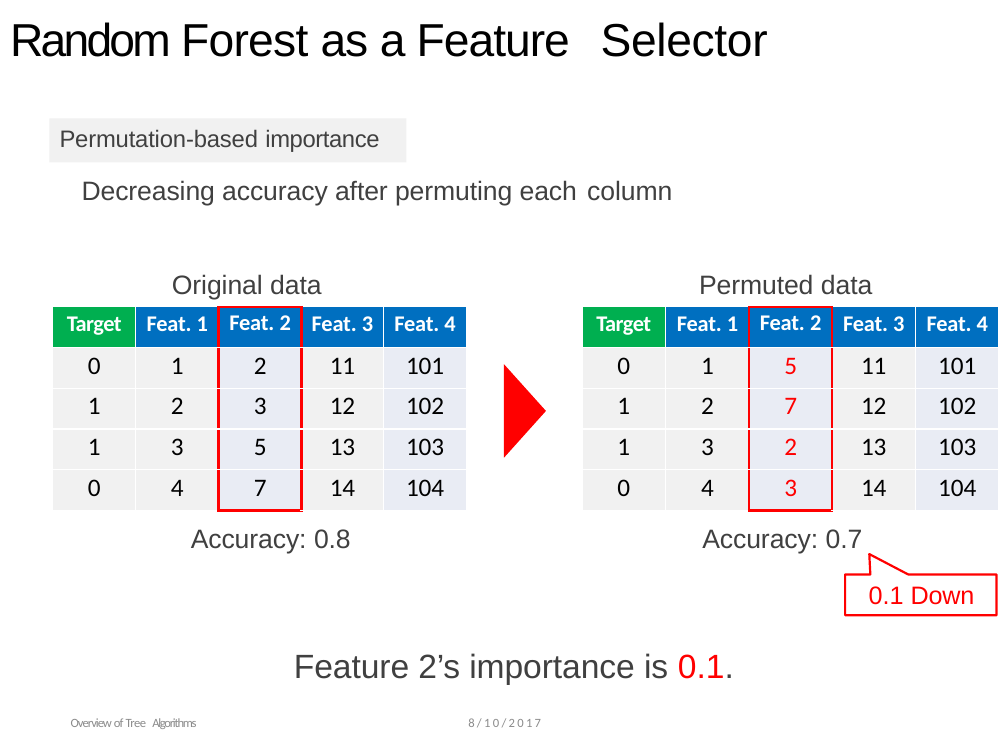
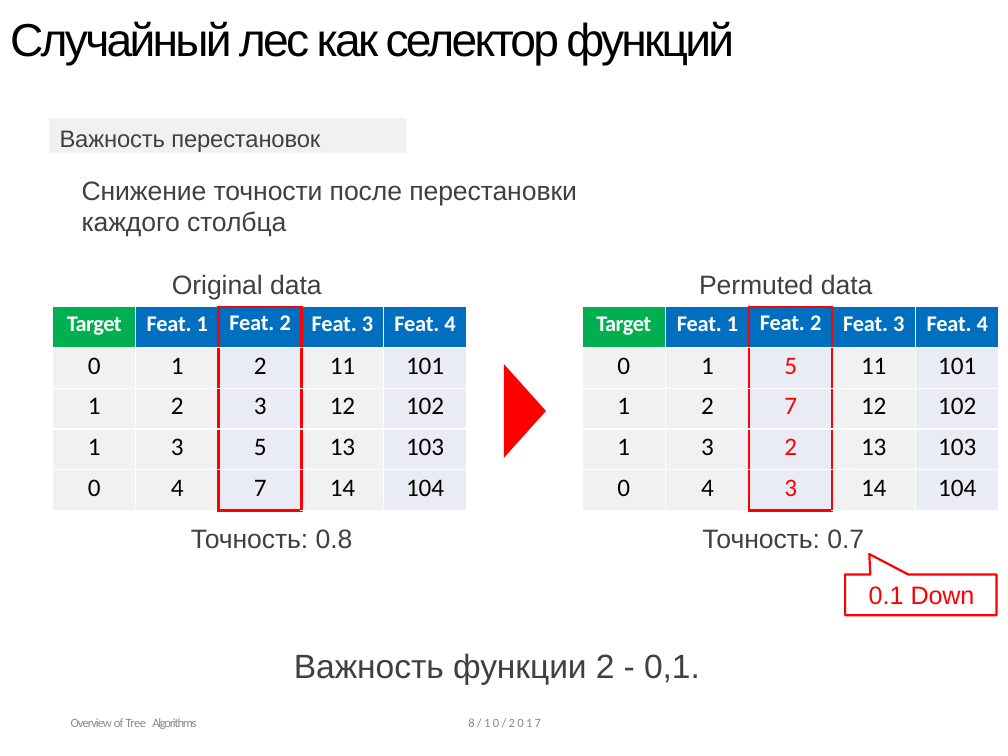
Before and after one commit to ulstu/ml, a slide deck: slide 16 of ml_course_ru/lecture12. Gradient boosting/Lecture 12. From Decision Tree to XGBoost.pptx. Drawn at 1008x756 pixels with LibreOffice and Linux fonts; fonts in the diff are those of the drawing; background and template pictures are left out. Boxes give left, top, right and bottom in pixels: in the first picture for what was removed or moved away, otherwise in the second. Text is boxed around its words. In the diff, an @@ line names an element or a change of style, - is before the commit and + after.

```diff
--- a/ml_course_ru/lecture12. Gradient boosting/Lecture 12. From Decision Tree to XGBoost.pptx
+++ b/ml_course_ru/lecture12. Gradient boosting/Lecture 12. From Decision Tree to XGBoost.pptx
@@ title at bbox=[10, 21, 734, 66]: text changed @@
-Random Forest as a Feature Selector
+Случайный лес как селектор функций
@@ rectangle "Важность перестановок": place and size @@
-rectangle "Важность перестановок" at bbox=[49, 118, 406, 162]
+rectangle "Важность перестановок" at bbox=[49, 118, 406, 152]
@@ text in rectangle at bbox=[60, 130, 320, 152]: text changed @@
-Permutation-based importance
+Важность перестановок
@@ text at bbox=[82, 181, 577, 237]: text changed @@
-Decreasing accuracy after permuting each column
+Снижение точности после перестановки каждого столбца
@@ text at bbox=[191, 529, 353, 549]: text changed @@
-Accuracy: 0.8
+Точность: 0.8
@@ text at bbox=[702, 529, 864, 549]: text changed @@
-Accuracy: 0.7
+Точность: 0.7
@@ text at bbox=[294, 653, 700, 685]: text changed @@
-Feature 2’s importance is 0.1.
+Важность функции 2 - 0,1.
```
Also in this commit, not shown: 30 other slides changed, 5 slides added, 5 slides removed, 27 other files.
